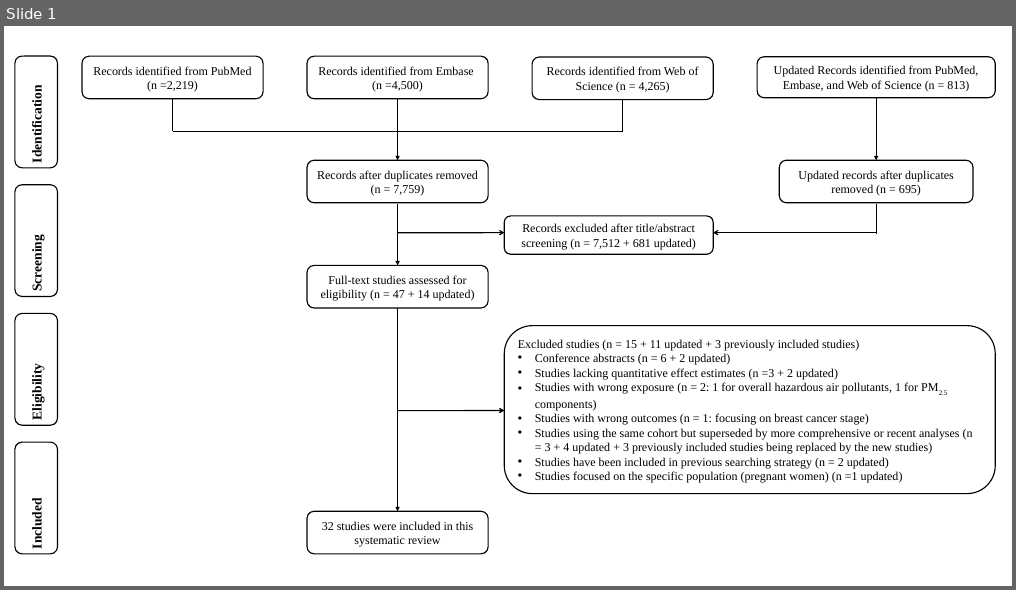
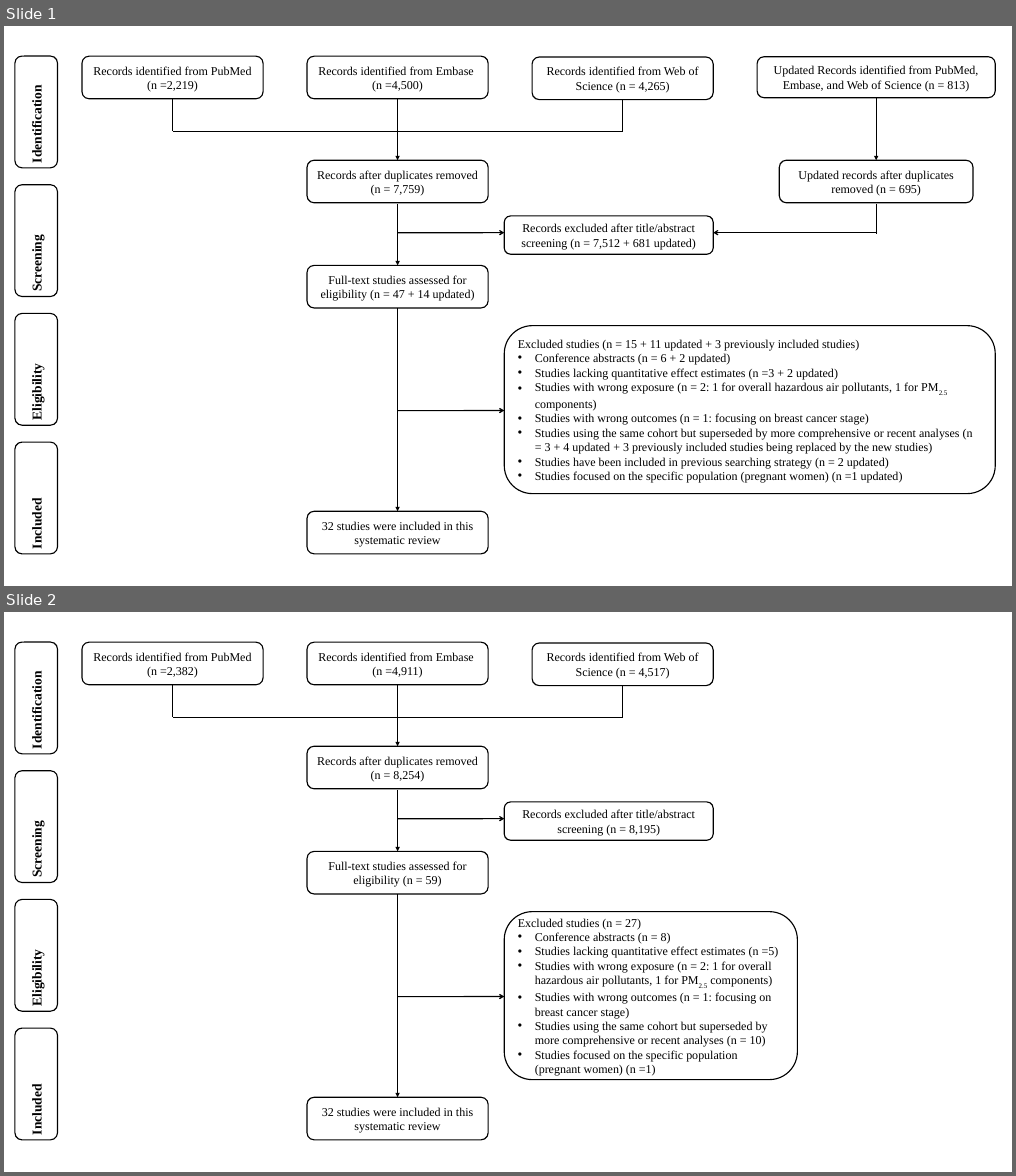
Before and after one commit to UK-Generations-Study/AirPollutionBC_GS_meta-analysis, a slide deck: Meta-analysis/Updated PRISMA Flow Chart.pptx. Shown one above the other, each under a label of ours: slide 1 before the commit, slides 1 and 2 after it. The pictures are 1016x590 and 1016x1176 pixels, drawn with LibreOffice and Linux fonts; fonts in the diff are those of the drawing. Boxes give left, top, right and bottom in pixels: in the first picture for what was removed or moved away, otherwise in the second. Text is boxed around its words. In the diff, an @@ line names an element or a change of style, - is before the commit and + after.

```diff
--- a/Meta-analysis/Updated PRISMA Flow Chart.pptx
+++ b/Meta-analysis/Updated PRISMA Flow Chart.pptx
@@ slide 2 added at box(4, 612, 1012, 1172), background #FFFFFF @@
@@ rounded rectangle added at box(15, 642, 58, 754), outline #000000 1.5 pt, 18 pt, text #000000, bold @@
+Identification
@@ rounded rectangle added at box(82, 642, 263, 685), outline #000000 1.5 pt, 16 pt, text #000000 @@
+Records identified from PubMed
+(n =2,382)
@@ rounded rectangle added at box(307, 642, 489, 685), outline #000000 1.5 pt, 16 pt, text #000000 @@
+Records identified from Embase
+(n =4,911)
@@ rounded rectangle added at box(532, 643, 714, 686), outline #000000 1.5 pt, 16 pt, text #000000 @@
+Records identified from Web of Science (n = 4,517)
@@ line added from (172, 685) to (172, 717), #000000 1.5 pt @@
@@ arrow added from (398, 685) to (398, 746), #000000 1.5 pt @@
@@ line added from (623, 686) to (623, 718), #000000 1.5 pt @@
@@ line added from (172, 718) to (623, 718), #000000 1.5 pt @@
@@ rounded rectangle added at box(307, 746, 489, 789), outline #000000 1.5 pt, 16 pt, text #000000 @@
+Records after duplicates removed (n = 8,254)
@@ rounded rectangle added at box(15, 771, 58, 883), outline #000000 1.5 pt, 18 pt, text #000000, bold @@
+Screening
@@ arrow added from (398, 790) to (398, 852), #000000 1.5 pt @@
@@ arrow added from (398, 819) to (504, 819), #000000 1.5 pt @@
@@ rounded rectangle added at box(504, 802, 713, 840), outline #000000 1.5 pt, 16 pt, text #000000 @@
+Records excluded after title/abstract screening (n = 8,195)
@@ rounded rectangle added at box(307, 852, 489, 895), outline #000000 1.5 pt, 16 pt, text #000000 @@
+Full-text studies assessed for eligibility (n = 59)
@@ rounded rectangle added at box(15, 899, 58, 1012), outline #000000 1.5 pt, 18 pt, text #000000, bold @@
+Eligibility
@@ arrow added from (398, 894) to (398, 1098), #000000 1.5 pt @@
@@ rounded rectangle added at box(504, 912, 798, 1080), outline #000000 1.5 pt, 16 pt, text #000000 @@
+Excluded studies (n = 27)
+• Conference abstracts (n = 8)
+• Studies lacking quantitative effect estimates (n =5)
+• Studies with wrong exposure (n = 2: 1 for overall hazardous air pollutants, 1 for PM2.5 components)
+• Studies with wrong outcomes (n = 1: focusing on breast cancer stage)
+• Studies using the same cohort but superseded by more comprehensive or recent analyses (n = 10)
+• Studies focused on the specific population (pregnant women) (n =1)
@@ arrow added from (398, 997) to (504, 997), #000000 1.5 pt @@
@@ rounded rectangle added at box(15, 1028, 58, 1140), outline #000000 1.5 pt, 18 pt, text #000000, bold @@
+Included
@@ rounded rectangle added at box(307, 1098, 489, 1140), outline #000000 1.5 pt, 16 pt, text #000000 @@
+32 studies were included in this systematic review
```
Also in this commit, not shown: 2 other files.
